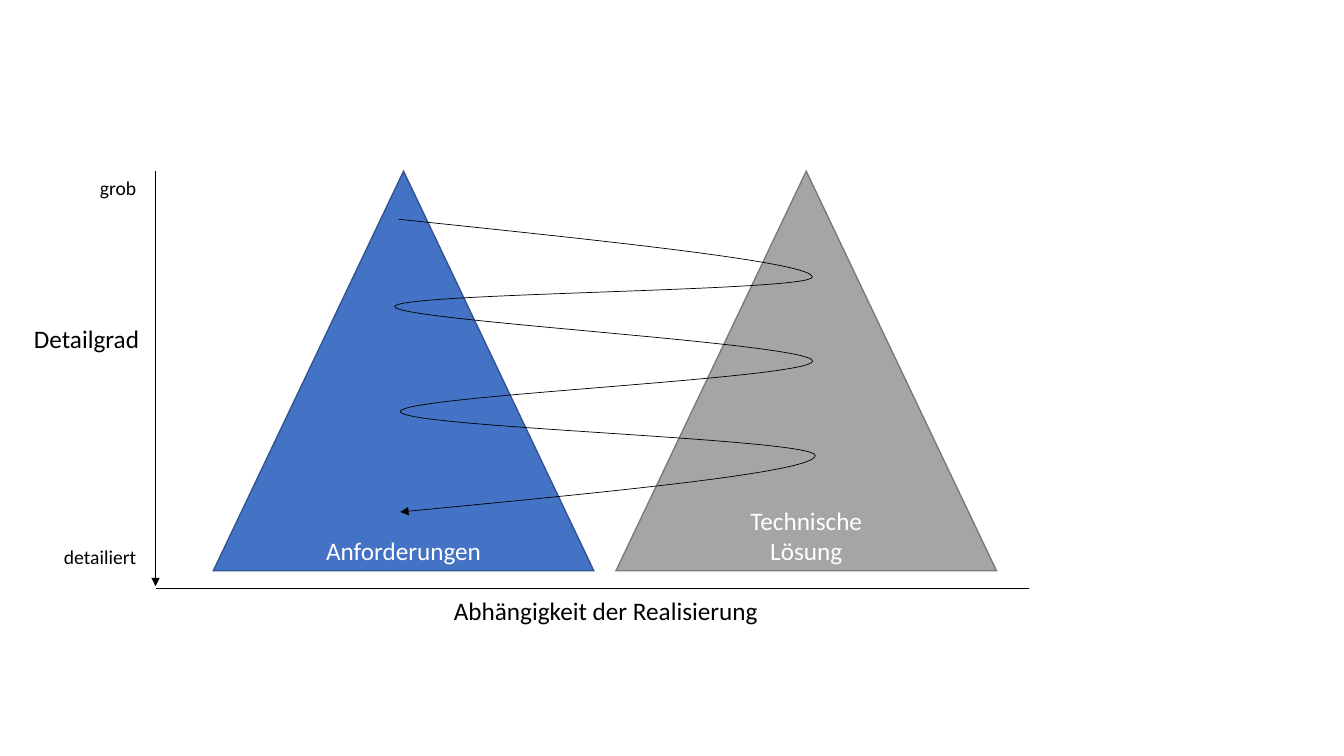
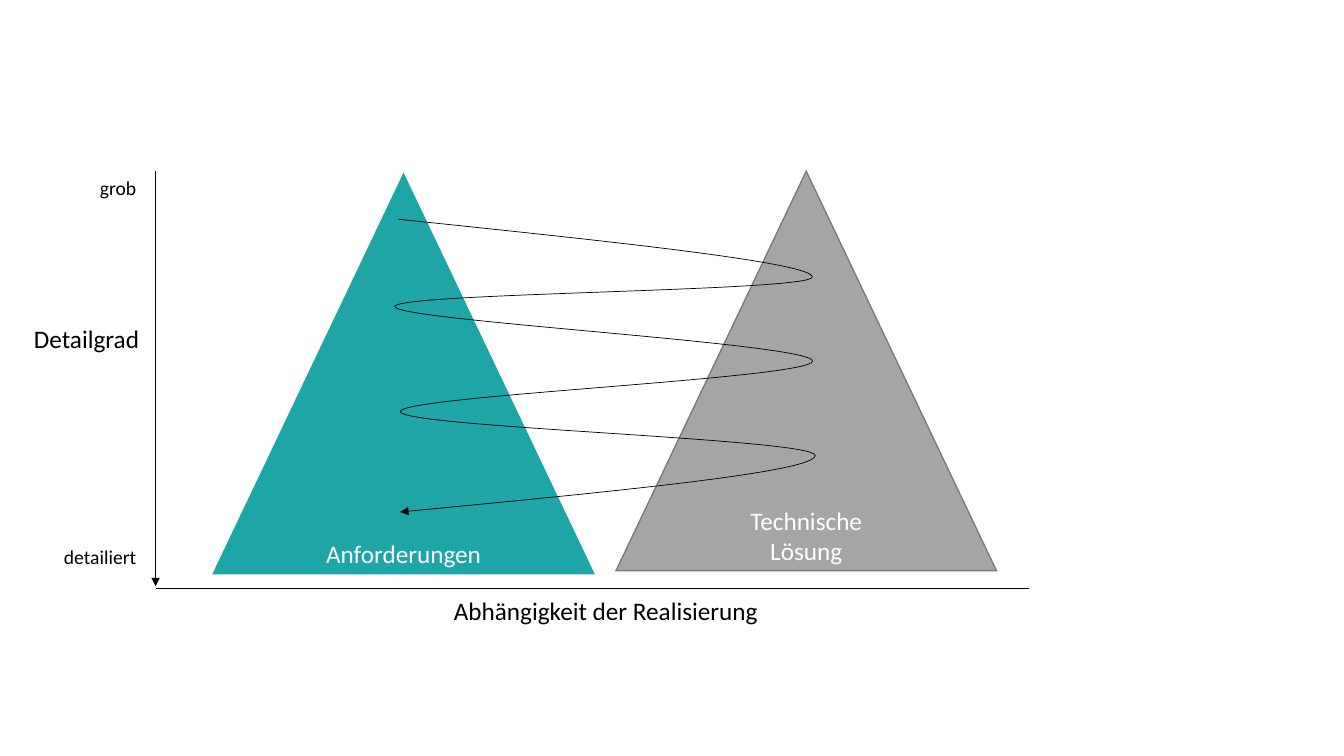
Before and after one commit to unibas-marcelluethi/software-engineering, a slide deck: slide 33 of docs/slides/drawings/graphics.pptx. Drawn at 1344x756 pixels with LibreOffice and Linux fonts; fonts in the diff are those of the drawing. Boxes give left, top, right and bottom in pixels: in the first picture for what was removed or moved away, otherwise in the second. Text is boxed around its words. In the diff, an @@ line names an element or a change of style, - is before the commit and + after.

```diff
--- a/docs/slides/drawings/graphics.pptx
+++ b/docs/slides/drawings/graphics.pptx
@@ triangle "Anforderungen" at bbox=[214, 174, 594, 574]: fill #4472C4 to #1EA5A5; outline #325491 1 pt to #1EA5A5 1 pt @@
```
Also in this commit, not shown: 5 other slides changed, 14 other files.
